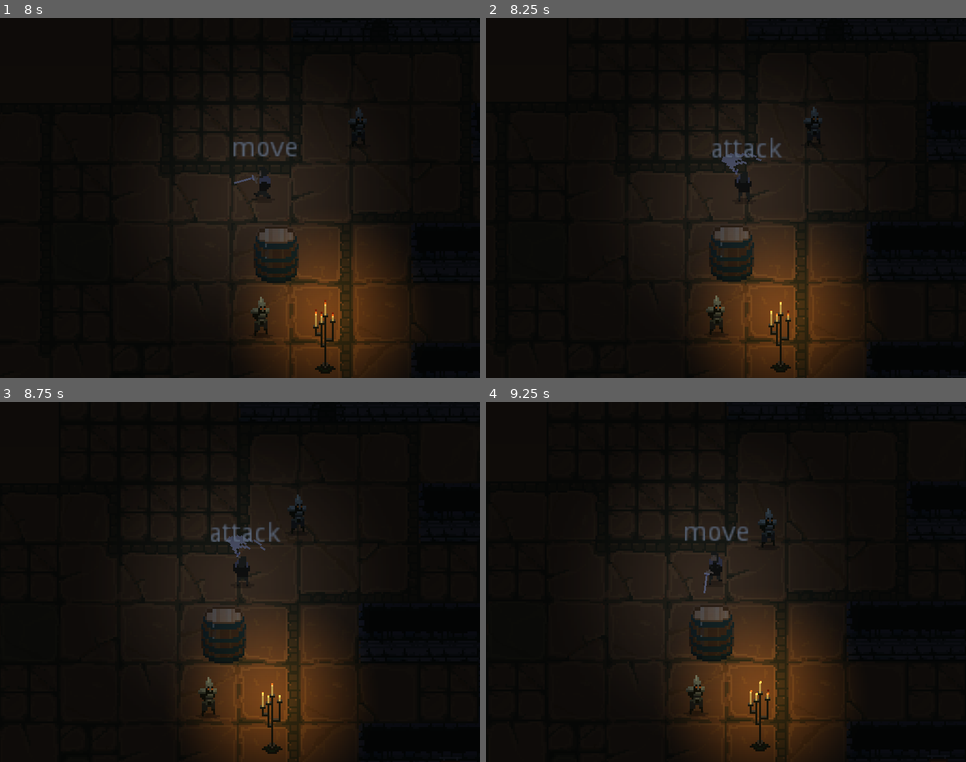
Above: before the commit, frames 1-4 (two rows, left to right).
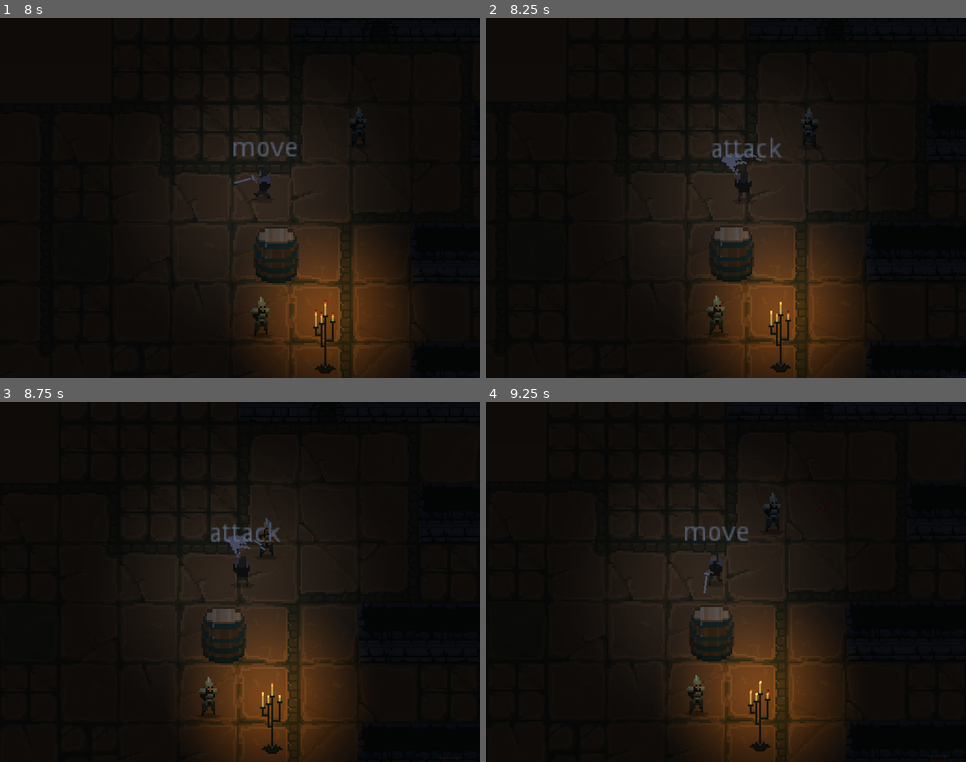
Above: after the commit, the same moments.

Repository: Pawel-9215/BlackFrost
Game: Godot game, scene res://Maps/World.tscn
Two runs of this game, one before a commit and one after it. Both use one fixed random seed, a clock stepped at 60 frames per second and the inputs below.
Inputs (mouse positions are in pixels of both pictures, inside the frame that each line leads up to):
- Up to frame 1 (8 s): tap Enter at 0.5 s; move the mouse to (345, 180) at 0.52 s; press the mouse at (345, 180) at 0.53 s; hold D (move_right) 0.53-1.28 s; move the mouse to (144, 216) at 1.27 s; release the mouse at (144, 216) at 1.28 s; hold S (move_down) 1.28-2.03 s; click (144, 216) at 1.35 s; move the mouse to (288, 118) at 2.02 s; press the mouse at (288, 118) at 2.03 s; hold D (move_right) 2.03-2.78 s; move the mouse to (216, 270) at 2.77 s; release the mouse at (216, 270) at 2.78 s; hold W (move_up) 2.78-3.53 s; click (216, 270) at 2.85 s; move the mouse to (384, 252) at 3.52 s; press the mouse at (384, 252) at 3.53 s; hold A (move_left) 3.53-5.03 s; move the mouse to (96, 144) at 4.27 s; release the mouse at (96, 144) at 4.28 s; click (96, 144) at 4.35 s; move the mouse to (264, 198) at 5.02 s; press the mouse at (264, 198) at 5.03 s; hold S (move_down) 5.03-5.78 s; move the mouse to (168, 108) at 5.77 s; release the mouse at (168, 108) at 5.78 s; hold D (move_right) 5.78-6.53 s; click (168, 108) at 5.85 s; move the mouse to (345, 180) at 6.52 s; press the mouse at (345, 180) at 6.53 s; hold W (move_up) 6.53-7.28 s; move the mouse to (144, 216) at 7.27 s; release the mouse at (144, 216) at 7.28 s; hold D (move_right) from 7.28 s (still down); click (144, 216) at 7.35 s
- Up to frame 2 (8.25 s): move the mouse to (774, 118) at 8.02 s; release D (move_right) at 8.03 s; press the mouse at (774, 118) at 8.03 s; hold S (move_down) from 8.03 s (still down)
- Up to frame 3 (8.75 s): keep holding S (move_down)
- Up to frame 4 (9.25 s): move the mouse to (702, 654) at 8.77 s; release S (move_down) at 8.78 s; release the mouse at (702, 654) at 8.78 s; hold A (move_left) from 8.78 s (still down); click (702, 654) at 8.85 s

Frame 1 is identical in both runs. In frame 2, 0.1% of the frame differs, in the area x 65-71%, y 24-36%; in frame 3, 0.3%, in the area x 53-64%, y 25-44%; in frame 4, 0.2%.

Commit message:
Draugir movement

Diff:
--- /dev/null
+++ b/Characters/Animations.gd
@@ -0,0 +1,32 @@
+extends Node2D
+
+enum {
+	IDLE,
+	CHASE,
+	WANDER,
+	MOVE,
+	ATTACK,
+	KNOCKBACK,
+	DEATH,
+}
+
+onready var character = get_parent()
+
+
+# Called when the node enters the scene tree for the first time.
+func _ready():
+	pass # Replace with function body.
+
+# warning-ignore:unused_argument
+func _physics_process(delta):
+	if character.velocity.x < 0:
+		$AnimatedSprite.flip_h = true
+	else:
+		$AnimatedSprite.flip_h = false
+
+func changed_state(state):
+	if state == DEATH:
+		$AnimatedSprite.play("death")
+# Called every frame. 'delta' is the elapsed time since the previous frame.
+#func _process(delta):
+#	pass
--- a/Characters/Draugir.gd
+++ b/Characters/Draugir.gd
@@ -16,10 +16,11 @@
 	DEATH,
 }
 
-var state = MOVE
+var state = IDLE
 
 func _ready():
-	pass # Replace with function body.
+	SPEED = 5
+	MAX_SPEED = 75
 
 func set_state(set_state):
 	var in_state = {
@@ -32,7 +33,7 @@
 		"death": DEATH,
 	}
 	state = in_state[set_state]
-	print(set_state)
+	$Animations.changed_state(state)
 
 
 func _physics_process(delta):
@@ -58,16 +59,31 @@
 	else:
 		set_state("idle")
 
+func get_state():
+	return state
+
+func update_movement(input_vector: Vector2):
+
+	input_vector = input_vector.clamped(1.0)
+
+	if input_vector != Vector2.ZERO:
+		velocity += input_vector * SPEED
+		velocity = velocity.clamped(MAX_SPEED*input_vector.length())
+	else:
+		velocity = lerp(velocity, Vector2.ZERO, FRICTION)
+
 func chase_player(delta):
 	var player = $PlayerDetection.player
 	if player != null:
-		var direction = (player.global_position - global_position).normalized()
-		velocity = velocity.move_toward(direction*MAX_SPEED, SPEED * 3 * delta)
+		var direction = (player.global_position - global_position)
+		$PlayerDetection.look_at(player.global_position)
+		$PlayerDetection.rotate(deg2rad(-90))
+		update_movement(direction)
 		velocity = move_and_slide(velocity)
 		#$PlayerDetection.rotation = direction.get_angle_to()
 
 func idle():
-	velocity = lerp(velocity, Vector2.ZERO, FRICTION)
+	update_movement(Vector2.ZERO)
 	velocity = move_and_slide(velocity)
 
 func seek_player():
@@ -77,9 +93,7 @@
 	velocity = move_and_slide(velocity)
 
 func death_state():
-	$AnimatedSprite.play("death")
-	if $AnimatedSprite.frame == 5:
-		$AnimatedSprite.stop()
+	pass
 
 func attack_state():
 	pass
@@ -93,7 +107,7 @@
 func hurt(area_pos, damage):
 	stats.current_health -= damage
 	print("Auch!!!")
-	velocity = ($AnimatedSprite.global_position - area_pos).normalized() * KNOCKBACK_FORCE
+	velocity = ($Animations/AnimatedSprite.global_position - area_pos).normalized() * KNOCKBACK_FORCE
 	if stats.current_health > 0:
 		set_state("knockback")
 		$Speech.stream = load("res://SFX/characters/growls/growl1_hurt.wav")
@@ -111,7 +125,7 @@
 		set_state("death")
 		$gushing.restart()
 		$PlayerDetection.queue_free()
-	$blood.direction = ($AnimatedSprite.global_position - area_pos).normalized()
+	$blood.direction = ($Animations/AnimatedSprite.global_position - area_pos).normalized()
 	$blood.restart()
 
 func knockback_state():
--- a/Characters/Draugir.tscn
+++ b/Characters/Draugir.tscn
@@ -7,167 +7,159 @@
 [ext_resource path="res://GFX/characters/draugir/draugir_animations.png" type="Texture" id=5]
 [ext_resource path="res://Characters/Stats.tscn" type="PackedScene" id=6]
 [ext_resource path="res://Characters/character_modules/PlayerDetection.tscn" type="PackedScene" id=7]
+[ext_resource path="res://Characters/Animations.gd" type="Script" id=8]
 
 [sub_resource type="AtlasTexture" id=1]
 atlas = ExtResource( 5 )
+region = Rect2( 96, 128, 32, 32 )
+
+[sub_resource type="AtlasTexture" id=2]
+atlas = ExtResource( 5 )
+region = Rect2( 128, 128, 32, 32 )
+
+[sub_resource type="AtlasTexture" id=3]
+atlas = ExtResource( 5 )
+region = Rect2( 160, 128, 32, 32 )
+
+[sub_resource type="AtlasTexture" id=4]
+atlas = ExtResource( 5 )
+region = Rect2( 0, 160, 32, 32 )
+
+[sub_resource type="AtlasTexture" id=5]
+atlas = ExtResource( 5 )
+region = Rect2( 32, 160, 32, 32 )
+
+[sub_resource type="AtlasTexture" id=6]
+atlas = ExtResource( 5 )
+region = Rect2( 64, 160, 32, 32 )
+
+[sub_resource type="AtlasTexture" id=7]
+atlas = ExtResource( 5 )
+region = Rect2( 64, 0, 32, 32 )
+
+[sub_resource type="AtlasTexture" id=8]
+atlas = ExtResource( 5 )
+region = Rect2( 0, 64, 32, 32 )
+
+[sub_resource type="AtlasTexture" id=9]
+atlas = ExtResource( 5 )
+region = Rect2( 32, 64, 32, 32 )
+
+[sub_resource type="AtlasTexture" id=10]
+atlas = ExtResource( 5 )
+region = Rect2( 64, 64, 32, 32 )
+
+[sub_resource type="AtlasTexture" id=11]
+atlas = ExtResource( 5 )
+region = Rect2( 96, 64, 32, 32 )
+
+[sub_resource type="AtlasTexture" id=12]
+atlas = ExtResource( 5 )
+region = Rect2( 128, 64, 32, 32 )
+
+[sub_resource type="AtlasTexture" id=13]
+atlas = ExtResource( 5 )
+region = Rect2( 160, 64, 32, 32 )
+
+[sub_resource type="AtlasTexture" id=14]
+atlas = ExtResource( 5 )
+region = Rect2( 0, 32, 32, 32 )
+
+[sub_resource type="AtlasTexture" id=15]
+atlas = ExtResource( 5 )
+region = Rect2( 32, 32, 32, 32 )
+
+[sub_resource type="AtlasTexture" id=16]
+atlas = ExtResource( 5 )
+region = Rect2( 64, 32, 32, 32 )
+
+[sub_resource type="AtlasTexture" id=17]
+atlas = ExtResource( 5 )
+region = Rect2( 96, 32, 32, 32 )
+
+[sub_resource type="AtlasTexture" id=18]
+atlas = ExtResource( 5 )
+region = Rect2( 128, 32, 32, 32 )
+
+[sub_resource type="AtlasTexture" id=19]
+atlas = ExtResource( 5 )
+region = Rect2( 160, 32, 32, 32 )
+
+[sub_resource type="AtlasTexture" id=20]
+atlas = ExtResource( 5 )
+region = Rect2( 32, 0, 32, 32 )
+
+[sub_resource type="AtlasTexture" id=21]
+atlas = ExtResource( 5 )
 region = Rect2( 0, 0, 32, 32 )
 
-[sub_resource type="AtlasTexture" id=2]
-atlas = ExtResource( 5 )
-region = Rect2( 96, 128, 32, 32 )
-
-[sub_resource type="AtlasTexture" id=3]
-atlas = ExtResource( 5 )
-region = Rect2( 128, 128, 32, 32 )
-
-[sub_resource type="AtlasTexture" id=4]
-atlas = ExtResource( 5 )
-region = Rect2( 160, 128, 32, 32 )
-
-[sub_resource type="AtlasTexture" id=5]
-atlas = ExtResource( 5 )
-region = Rect2( 0, 160, 32, 32 )
-
-[sub_resource type="AtlasTexture" id=6]
-atlas = ExtResource( 5 )
-region = Rect2( 32, 160, 32, 32 )
-
-[sub_resource type="AtlasTexture" id=7]
-atlas = ExtResource( 5 )
-region = Rect2( 64, 160, 32, 32 )
-
-[sub_resource type="AtlasTexture" id=11]
-atlas = ExtResource( 5 )
-region = Rect2( 0, 32, 32, 32 )
-
-[sub_resource type="AtlasTexture" id=12]
-atlas = ExtResource( 5 )
-region = Rect2( 32, 32, 32, 32 )
-
-[sub_resource type="AtlasTexture" id=13]
-atlas = ExtResource( 5 )
-region = Rect2( 64, 32, 32, 32 )
-
-[sub_resource type="AtlasTexture" id=14]
-atlas = ExtResource( 5 )
-region = Rect2( 96, 32, 32, 32 )
-
-[sub_resource type="AtlasTexture" id=15]
-atlas = ExtResource( 5 )
-region = Rect2( 128, 32, 32, 32 )
-
-[sub_resource type="AtlasTexture" id=16]
-atlas = ExtResource( 5 )
-region = Rect2( 160, 32, 32, 32 )
-
-[sub_resource type="AtlasTexture" id=17]
-atlas = ExtResource( 5 )
-region = Rect2( 64, 0, 32, 32 )
-
-[sub_resource type="AtlasTexture" id=18]
-atlas = ExtResource( 5 )
-region = Rect2( 32, 0, 32, 32 )
-
-[sub_resource type="AtlasTexture" id=19]
-atlas = ExtResource( 5 )
-region = Rect2( 0, 64, 32, 32 )
-
-[sub_resource type="AtlasTexture" id=20]
-atlas = ExtResource( 5 )
-region = Rect2( 32, 64, 32, 32 )
-
-[sub_resource type="AtlasTexture" id=21]
-atlas = ExtResource( 5 )
-region = Rect2( 64, 64, 32, 32 )
-
 [sub_resource type="AtlasTexture" id=22]
 atlas = ExtResource( 5 )
-region = Rect2( 96, 64, 32, 32 )
+region = Rect2( 0, 96, 32, 32 )
 
 [sub_resource type="AtlasTexture" id=23]
 atlas = ExtResource( 5 )
-region = Rect2( 128, 64, 32, 32 )
+region = Rect2( 32, 96, 32, 32 )
 
 [sub_resource type="AtlasTexture" id=24]
 atlas = ExtResource( 5 )
-region = Rect2( 160, 64, 32, 32 )
+region = Rect2( 64, 96, 32, 32 )
 
 [sub_resource type="AtlasTexture" id=25]
 atlas = ExtResource( 5 )
-region = Rect2( 0, 96, 32, 32 )
+region = Rect2( 96, 96, 32, 32 )
 
 [sub_resource type="AtlasTexture" id=26]
 atlas = ExtResource( 5 )
-region = Rect2( 32, 96, 32, 32 )
+region = Rect2( 128, 96, 32, 32 )
 
 [sub_resource type="AtlasTexture" id=27]
 atlas = ExtResource( 5 )
-region = Rect2( 64, 96, 32, 32 )
-
-[sub_resource type="AtlasTexture" id=28]
-atlas = ExtResource( 5 )
-region = Rect2( 96, 96, 32, 32 )
-
-[sub_resource type="AtlasTexture" id=29]
-atlas = ExtResource( 5 )
-region = Rect2( 128, 96, 32, 32 )
-
-[sub_resource type="AtlasTexture" id=30]
-atlas = ExtResource( 5 )
 region = Rect2( 160, 96, 32, 32 )
 
-[sub_resource type="AtlasTexture" id=31]
-atlas = ExtResource( 5 )
-region = Rect2( 0, 0, 32, 32 )
-
-[sub_resource type="SpriteFrames" id=8]
+[sub_resource type="SpriteFrames" id=28]
 animations = [ {
-"frames": [ SubResource( 1 ) ],
-"loop": true,
-"name": "idle",
-"speed": 5.0
-}, {
-"frames": [ SubResource( 2 ), SubResource( 3 ), SubResource( 4 ), SubResource( 5 ), SubResource( 6 ), SubResource( 7 ) ],
+"frames": [ SubResource( 1 ), SubResource( 2 ), SubResource( 3 ), SubResource( 4 ), SubResource( 5 ), SubResource( 6 ) ],
 "loop": false,
 "name": "death",
 "speed": 12.0
 }, {
-"frames": [ SubResource( 11 ), SubResource( 12 ), SubResource( 13 ), SubResource( 14 ), SubResource( 15 ), SubResource( 16 ) ],
+"frames": [ SubResource( 7 ) ],
+"loop": true,
+"name": "idle_up",
+"speed": 5.0
+}, {
+"frames": [ SubResource( 8 ), SubResource( 9 ), SubResource( 10 ), SubResource( 11 ), SubResource( 12 ), SubResource( 13 ) ],
+"loop": true,
+"name": "run_right",
+"speed": 10.0
+}, {
+"frames": [ SubResource( 14 ), SubResource( 15 ), SubResource( 16 ), SubResource( 17 ), SubResource( 18 ), SubResource( 19 ) ],
 "loop": true,
 "name": "run_down",
 "speed": 10.0
 }, {
-"frames": [ SubResource( 17 ) ],
-"loop": true,
-"name": "idle_up",
-"speed": 5.0
-}, {
-"frames": [ SubResource( 18 ) ],
+"frames": [ SubResource( 20 ) ],
 "loop": true,
 "name": "idle_right",
 "speed": 5.0
 }, {
-"frames": [ SubResource( 19 ), SubResource( 20 ), SubResource( 21 ), SubResource( 22 ), SubResource( 23 ), SubResource( 24 ) ],
-"loop": true,
-"name": "run_right",
-"speed": 10.0
-}, {
-"frames": [ SubResource( 25 ), SubResource( 26 ), SubResource( 27 ), SubResource( 28 ), SubResource( 29 ), SubResource( 30 ) ],
+"frames": [ SubResource( 21 ) ],
+"loop": true,
+"name": "idle_down",
+"speed": 5.0
+}, {
+"frames": [ SubResource( 22 ), SubResource( 23 ), SubResource( 24 ), SubResource( 25 ), SubResource( 26 ), SubResource( 27 ) ],
 "loop": true,
 "name": "run_up",
 "speed": 10.0
-}, {
-"frames": [ SubResource( 31 ) ],
-"loop": true,
-"name": "idle_down",
-"speed": 5.0
 } ]
 
-[sub_resource type="CapsuleShape2D" id=9]
+[sub_resource type="CapsuleShape2D" id=29]
 radius = 5.73613
 height = 8.79128
 
-[sub_resource type="Curve" id=10]
+[sub_resource type="Curve" id=30]
 min_value = -1.0
 _data = [ Vector2( 0, 1 ), 0.0, 0.0, 0, 0, Vector2( 1, 0.866426 ), 0.0, 0.0, 0, 0 ]
 
@@ -182,10 +174,16 @@
 scale = Vector2( 0.816, 0.933 )
 texture = ExtResource( 2 )
 
-[node name="AnimatedSprite" parent="." index="1"]
-frames = SubResource( 8 )
+[node name="Animations" type="Node2D" parent="." index="1"]
+script = ExtResource( 8 )
+
+[node name="AnimatedSprite" type="AnimatedSprite" parent="Animations" index="0"]
+position = Vector2( 0, -9.599 )
+frames = SubResource( 28 )
 animation = "idle_down"
 playing = true
+
+[node name="AnimationPlayer" type="AnimationPlayer" parent="Animations" index="1"]
 
 [node name="CollisionShape2D" parent="." index="2"]
 visible = false
--- a/Characters/TemplateCharacter.gd
+++ b/Characters/TemplateCharacter.gd
@@ -1,5 +1,5 @@
 extends KinematicBody2D
 
-const SPEED = 10
-const MAX_SPEED = 80
+var SPEED = 10
+var MAX_SPEED = 80
 const FRICTION = 0.1
--- a/Characters/TemplateCharacter.tscn
+++ b/Characters/TemplateCharacter.tscn
@@ -1,32 +1,15 @@
-[gd_scene load_steps=6 format=2]
+[gd_scene load_steps=3 format=2]
 
-[ext_resource path="res://GFX/player/player1.png" type="Texture" id=1]
 [ext_resource path="res://Characters/TemplateCharacter.gd" type="Script" id=2]
 
-[sub_resource type="AtlasTexture" id=1]
-atlas = ExtResource( 1 )
-region = Rect2( 0, 0, 32, 32 )
-
-[sub_resource type="SpriteFrames" id=2]
-animations = [ {
-"frames": [ SubResource( 1 ) ],
-"loop": true,
-"name": "default",
-"speed": 5.0
-} ]
-
-[sub_resource type="CapsuleShape2D" id=3]
+[sub_resource type="CapsuleShape2D" id=1]
 radius = 2.41522
 height = 3.09026
 
 [node name="TemplateCharacter" type="KinematicBody2D"]
 script = ExtResource( 2 )
 
-[node name="AnimatedSprite" type="AnimatedSprite" parent="."]
-position = Vector2( 0, -9.599 )
-frames = SubResource( 2 )
-
 [node name="CollisionShape2D" type="CollisionShape2D" parent="."]
 position = Vector2( -1.90735e-06, -0.140467 )
 rotation = 1.5708
-shape = SubResource( 3 )
+shape = SubResource( 1 )
Not shown: 3 places in Characters/Draugir.tscn that only renumber resources
